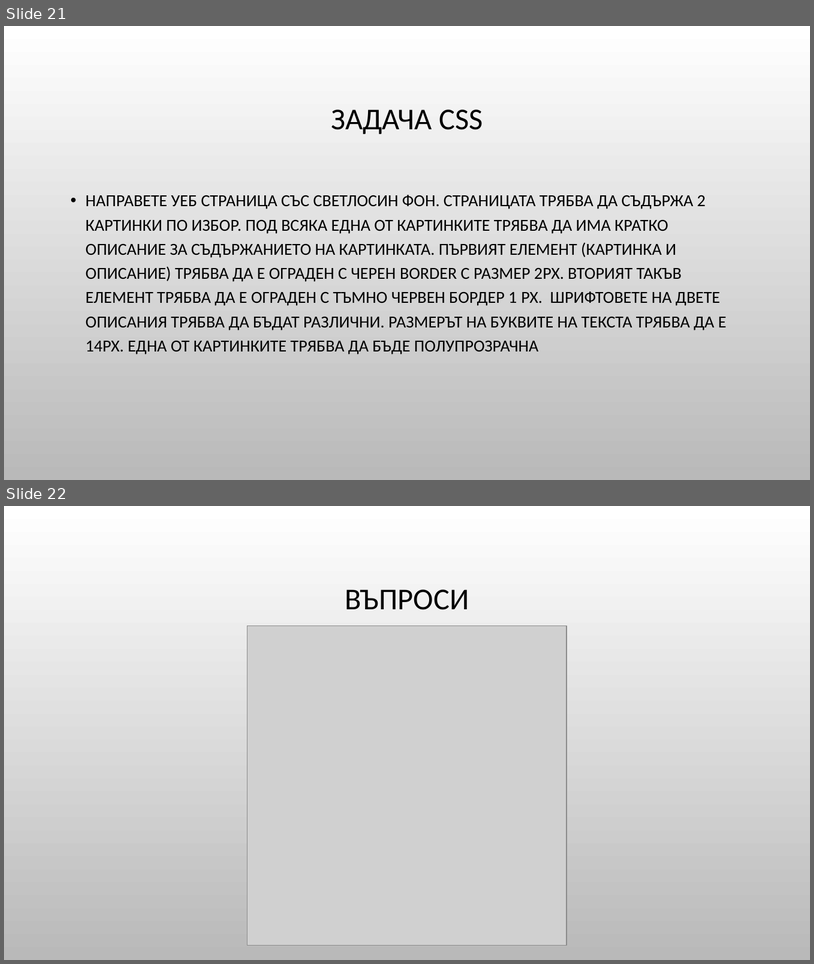
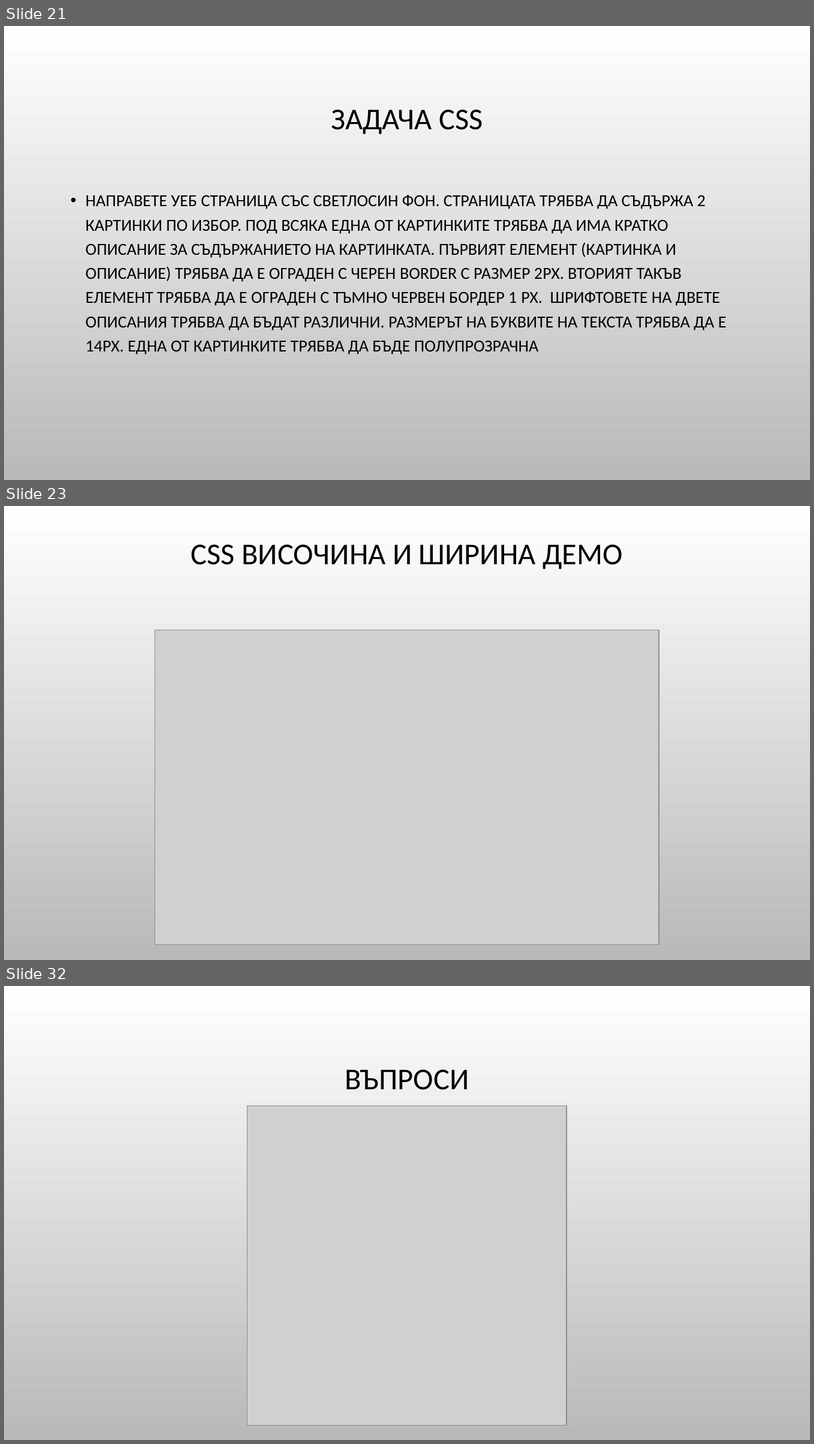
Before and after one commit to Bilyukov/php-mysql-course, a slide deck: 03.css-basics.pptx. Shown one above the other, each under a label of ours: slides 21 and 22 before the commit, slides 21, 23 and 32 after it; the slides between them are not shown. The pictures are 814x964 and 814x1444 pixels, drawn with LibreOffice and Linux fonts; fonts in the diff are those of the drawing; grey boxes stand for pictures; background and template pictures are left out. Boxes give left, top, right and bottom in pixels: in the first picture for what was removed or moved away, otherwise in the second. Text is boxed around its words. In the diff, an @@ line names an element or a change of style, - is before the commit and + after.

```diff
--- a/03.css-basics.pptx
+++ b/03.css-basics.pptx
@@ slide 23 added at bbox=[4, 506, 810, 960], background picture (left out) @@
@@ title added at bbox=[191, 544, 623, 569], 36 pt, text #000000 @@
+CSS ВИСОЧИНА И ШИРИНА ДЕМО
@@ picture added at bbox=[155, 630, 659, 945] @@
@@ what was slide 22 is now slide 32 @@
```
Also in this commit, not shown: 9 other slides added, 9 other files.
